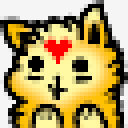
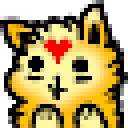
Layered file, before and after one edit (128×128). Changes by layer:
painted on "アイコン #3" over [0, 0, 128, 128]
